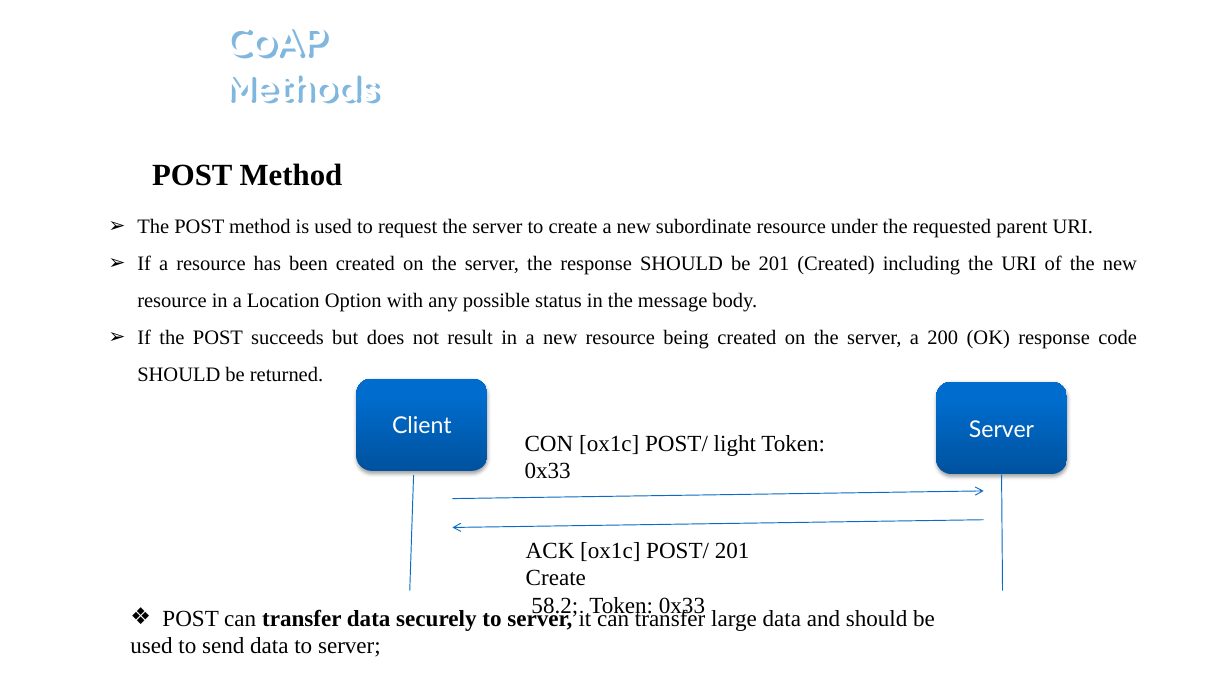
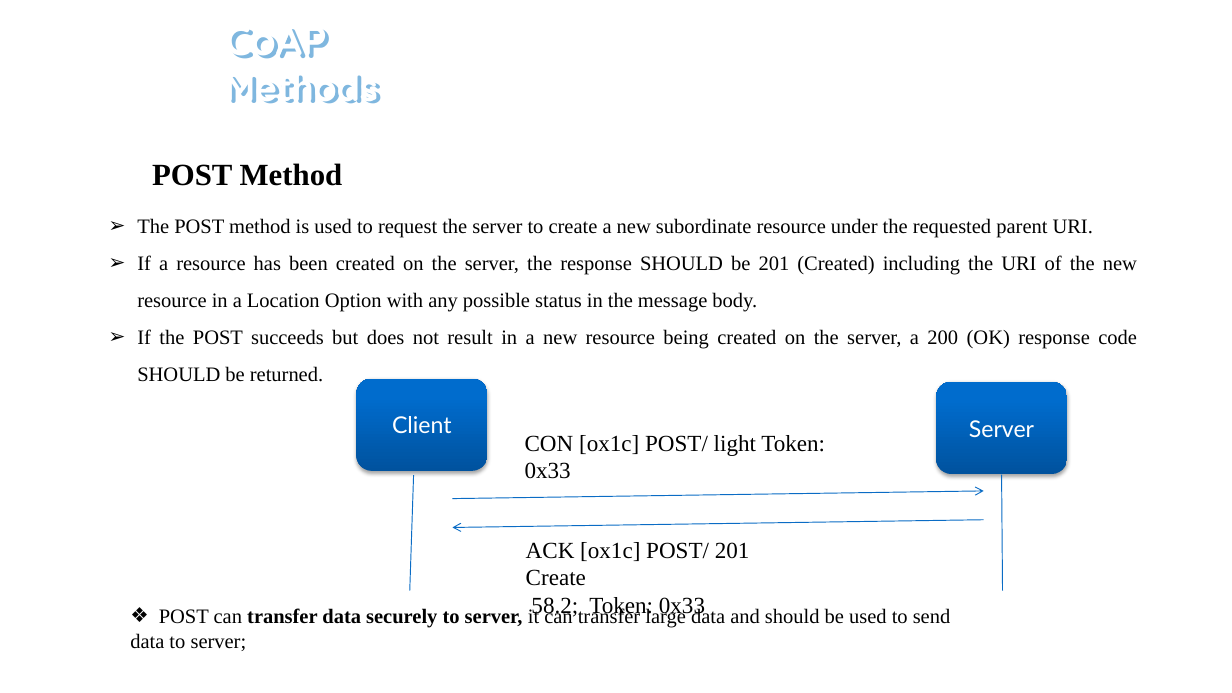
Before and after one commit to hoangnh0194/TrainingTMA, a slide deck: slide 9 of CoAPreport.pptx. Drawn at 1232x693 pixels with LibreOffice and Linux fonts; fonts in the diff are those of the drawing; background and template pictures are left out. Boxes give left, top, right and bottom in pixels: in the first picture for what was removed or moved away, otherwise in the second. Text is boxed around its words. In the diff, an @@ line names an element or a change of style, - is before the commit and + after.

```diff
--- a/CoAPreport.pptx
+++ b/CoAPreport.pptx
@@ text "POST can transfer data securely ..." at (130, 607, 951, 651): size 18 to 16 pt @@
```
Also in this commit, not shown: 10 other slides changed, 10 slides added, 1 other file.
